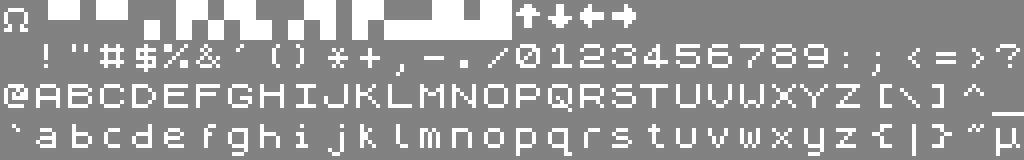
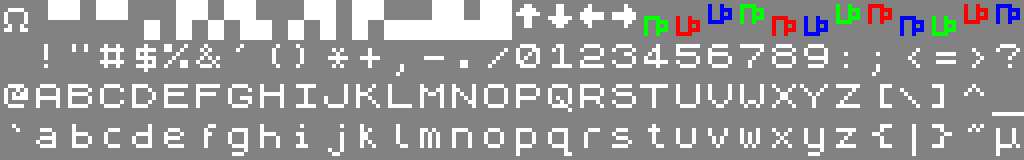
Comparing the layer stacks of the two (1024, 160) images. Changes:
painted on "font" over [644, 4, 1020, 36]
